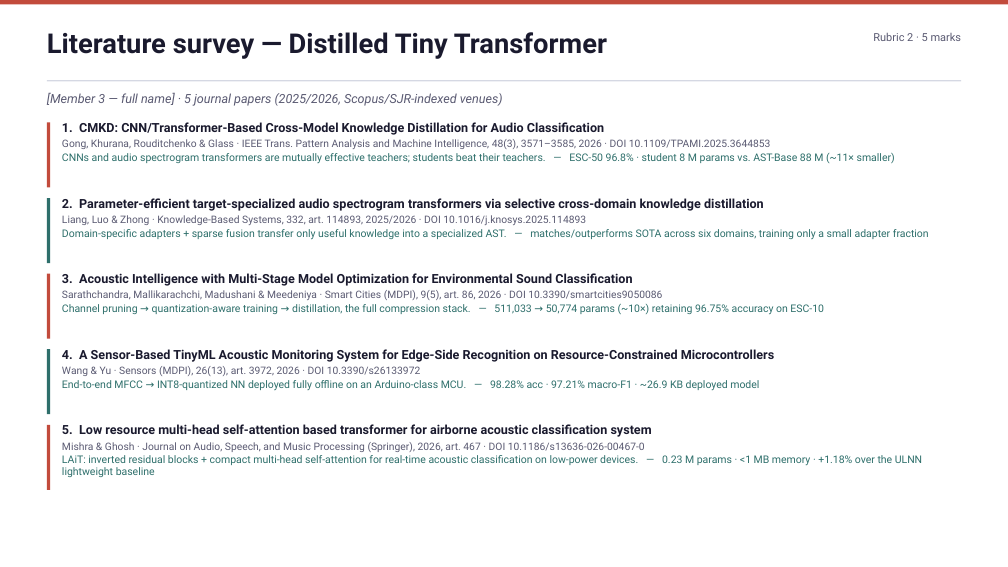
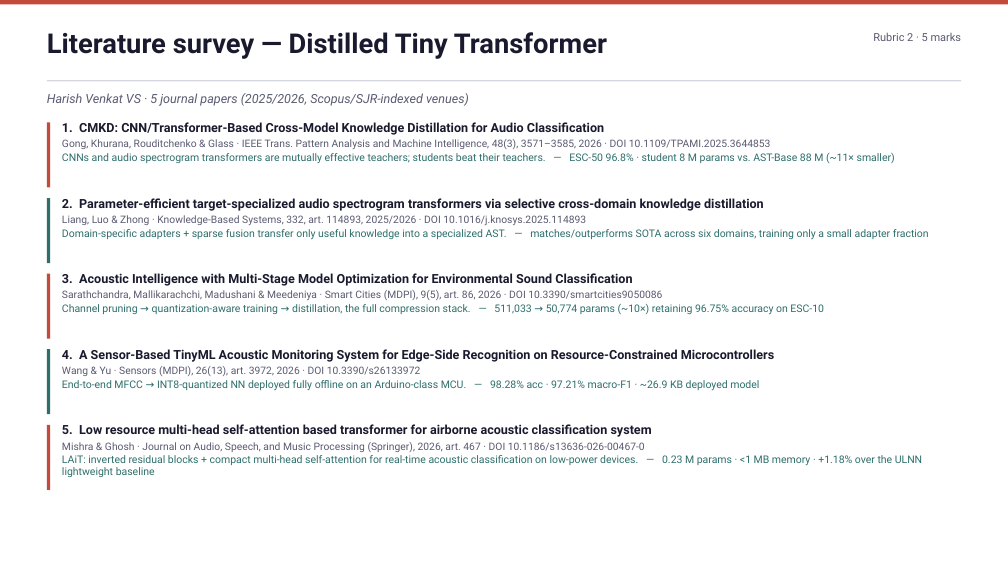
Before and after one commit to Hash-486/SafeScape, a slide deck: slide 5 of docs/SafeScape_Review_Presentation.pptx. Drawn at 1008x567 pixels with LibreOffice and Linux fonts; fonts in the diff are those of the drawing. Boxes give left, top, right and bottom in pixels: in the first picture for what was removed or moved away, otherwise in the second. Text is boxed around its words. In the diff, an @@ line names an element or a change of style, - is before the commit and + after.

Commit message:
Fill team details in review deck; fix serving smoke test
Presentation:
- Fill TEAM (Amruth Rohan KR, Harish Venkat VS), GROUP_NO and COURSE.
- Decouple the literature slides from len(TEAM). They were generated by
  zip(TEAM, [3 architecture keys]), so dropping to a two-person team would
  have silently discarded the Distilled Tiny Transformer slide -- zip
  truncates to the shorter sequence and raises nothing. Slides are now keyed
  by architecture via LIT_OWNER, so one member can own two models.
- Rebuild the deck: 18 slides, title and literature slides visually verified.
  DEMO_URL is still a placeholder pending the LinkedIn demo link.

server/test_client.py -- three separate defects, all of which made a healthy
model look broken:
- Pointed at port 8000 while the server runs on 8124 (the ConnectionRefused).
- Read data/processed/windows_manifest.csv directly instead of resolving
  through utils/paths.py, so a v2 model was scored against the v1 test split
  -- clips that are v2 *training* data. Now honours SAFESCAPE_PROC_DIR.
- Posted files from window_path, which 03_preprocess_audio.py had already
  denoised before writing, making the server's own denoise() a second pass.
  Measured cost of that double-denoise is ~4.4 points of accuracy. Windows are
  now cut from the raw source so denoise runs exactly once.
- Also samples 20 windows per class instead of 1; a single draw was pure noise.

Verified the shipped bundle along the way: the quantized export scores 0.8991
against 0.8984 for the FP32 checkpoint (delta +0.0006 accuracy, -0.0011
macro-F1) on the full 3220-window v2 test split, and the live server path
reproduces it at 0.886 (n=500, natural prior). The deck's 89.8% is sound.

```diff
--- a/docs/SafeScape_Review_Presentation.pptx
+++ b/docs/SafeScape_Review_Presentation.pptx
@@ text at box(47, 93, 469, 106): text changed @@
-[Member 3 — full name] · 5 journal papers (2025/2026, Scopus/SJR-indexed venues)
+Harish Venkat VS · 5 journal papers (2025/2026, Scopus/SJR-indexed venues)
```
Also in this commit, not shown: 3 other slides changed, 2 other files.
